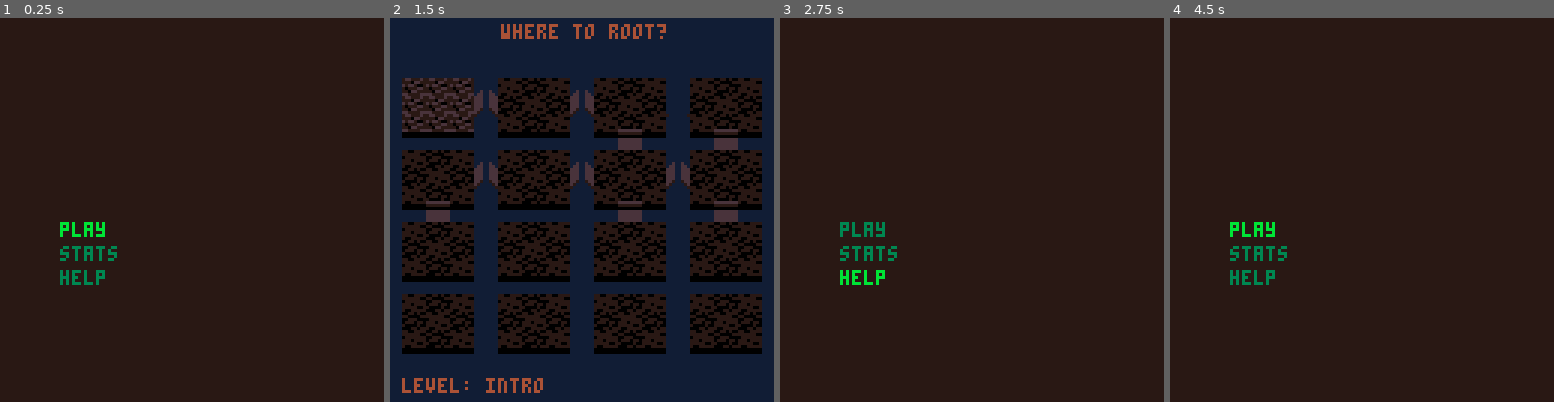
Above: before the commit, frames 1-4 (left to right).
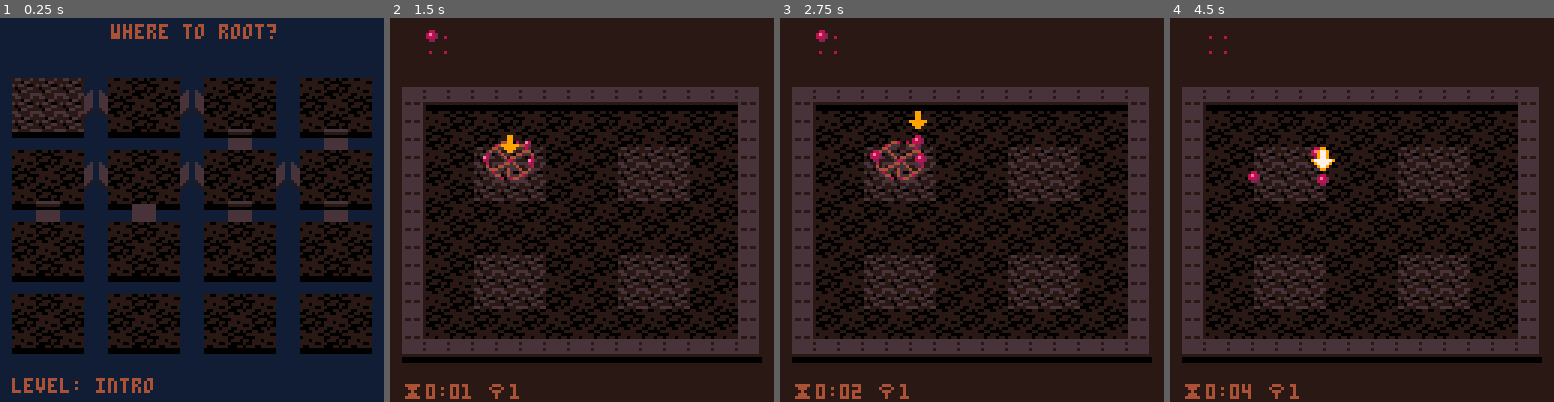
Above: after the commit, the same moments.

Repository: erwinbonsma/WhereToRootPico8
Game: PICO-8 cartridge wheretoroot.p8
Two runs of this game, one before a commit and one after it. Both use one fixed random seed, a clock stepped at 60 frames per second and the inputs below.
Inputs:
- Up to frame 1 (0.25 s): no input
- Up to frame 2 (1.5 s): tap X (X key) at 0.33, 1.07 s; tap O (Z key) at 0.7 s
- Up to frame 3 (2.75 s): hold Right 1.6-2.1 s; tap O (Z key) at 1.7, 2.1, 2.5 s; tap X (X key) at 1.85 s; hold Up 2.15-2.42 s; hold Right from 2.47 s (still down)
- Up to frame 4 (4.5 s): tap O (Z key) every 0.4 s from 2.9 to 4.1 s; tap X (X key) at 2.97, 4.08 s; release Right at 3.03 s; hold Left 3.08-3.58 s; hold Down 3.63-3.97 s; hold Right from 4.02 s (still down)

The runs differ from the first frame. In frame 1, 73% of the frame differs, in the area x 0-100%, y 0-100%; in frame 2, 81%; in frame 3, 37%; in frame 4, 36%.

Commit message:
Prepare for v0.4 release
Bump version number.
Remove main menu.
Improve stats screen.
Remove debug win shortcut.
Remove logging.

Diff:
--- a/wheretoroot.p8
+++ b/wheretoroot.p8
@@ -1,7 +1,7 @@
 pico-8 cartridge // http://www.pico-8.com
 version 41
 __lua__
--- where to root? v0.3
+-- where to root? v0.4
 -- (c) 2023  eriban
 
 --cartdata
@@ -111,7 +111,11 @@
  data={
   mapdef={0,15,15,15},
   goals={{1,1,5,5},{9,9,5,5},{9,1,5,5},{1,9,5,5}},
-  plyrs={{28,28},{92,92},{92,28},{28,92}}
+  plyrs={{28,28},{92,92},{92,28},{28,92}},
+  params={
+   maxgrowrate=
+    default_maxgrowrate*0.5
+  }
  }
 },{
  name="checker",
@@ -218,48 +222,6 @@
  end
 end
 
-mainmenu={}
-function mainmenu:new()
- local o=setmetatable({},self)
- self.__index=self
-
- o.row=1
- o.rows={
-  "play",
-  "stats",
-  "help"
- }
-
- return o
-end
-
-function mainmenu:update()
- if btnp(⬆️) then
-  self.row=
-   (self.row+1)%#self.rows+1
- end
- if btnp(⬇️) then
-  self.row=1+self.row%#self.rows
- end
- if btnp(❎) then
-  if self.row==1 then
-   scene=levelmenu
-  end
-  if self.row==2 then
-   scene=stats
-  end
- end
-end
-
-function mainmenu:draw()
- cls(1)
-
- for n,s in pairs(self.rows) do
-  color(n==self.row and 11 or 3)
-  print(s,20,n*8+60)
- end
-end
-
 stats={}
 
 function stats:new()
@@ -284,8 +246,8 @@
 --temp:xplicit clear new levels
 -- dset(2,1000)
 -- dset(3,6000)
- dset(24,1000)
- dset(25,6000)
+-- dset(24,1000)
+-- dset(25,6000)
 
  return o
 end
@@ -322,19 +284,28 @@
 
 function stats:update()
  if btnp(❎) then
-  scene=mainmenu
+  scene=levelmenu
  end
 end
 
 function stats:draw()
- cls(1)
- color(3)
+ cls(0)
+
+ print(
+  "level   time   trees",
+  24,10,9
+ )
+
+ color(4)
+ print("where to root?",35,0)
+
  for n,ld in pairs(level_defs) do
-  print(ld.name,0,n*6)
+  local y=n*8+10
+  print(ld.name,24,y)
   if self:is_done(n) then
    print(
     self:stats_str(n),
-    32,n*6
+    56,y
    )
   end
  end
@@ -358,7 +329,7 @@
   o.hbridges[b]=true
  end
  o.vbridges={}
- for b in all({2,3,4,6,7}) do
+ for b in all({2,3,4,5,6,7}) do
   o.vbridges[b]=true
  end
 
@@ -475,12 +446,13 @@
  if btnp(⬇️) and self.cy<4 then
   self:_try_move(4)
  end
- if btnp(🅾️) then
-  scene=mainmenu
- end
  if btnp(❎) then
-  scene=game:new(self.lvl)
-  sfx(3)
+  if self.lvl>0 then
+   scene=game:new(self.lvl)
+   sfx(3)
+  else
+   scene=stats
+  end
  end
 
  if (
@@ -530,6 +502,11 @@
  camera()
 
  print("where to root?",37,2,4)
+
+ if self.lvl==0 then
+  print("stats",4,120,4)
+  return
+ end
 
  local name=level_defs[
   self.lvl
@@ -1881,16 +1858,6 @@
  local closest=nil
 
  local search=function(l)
-  if l==self.trees then
-   printh("searching trees")
-  end
-  if l==self.fruit then
-   printh("searching fruit")
-  end
-  if l==self.seeds then
-   printh("searching seeds")
-  end
-
   for obj in all(l) do
    if pred(obj) then
     local d=dist(
@@ -1899,7 +1866,6 @@
     if d<=dmin then
      dmin=d
      closest=obj
-     printh("found @ "..d)
     end
    end
   end
@@ -2124,8 +2090,6 @@
 --main
 
 function _init()
- printh("*** _init() ***")
-
  pal({
   [1]=-16,--dark brown (bg)
   [8]=-8, --dark red
@@ -2136,9 +2100,8 @@
 
  stats=stats:new()
  levelmenu=levelmenu:new(stats)
- mainmenu=mainmenu:new()
-
- scene=mainmenu
+
+ scene=levelmenu
 end
 
 game={}
@@ -2240,9 +2203,6 @@
  local human=self.players[1]
  local winner=self.goal.winner
  self.time_taken=time()-self.start
- if btnp(🅾️) then
-  winner=human
- end
 
  if self.time_taken<0 then
   self.msg="timed out"
